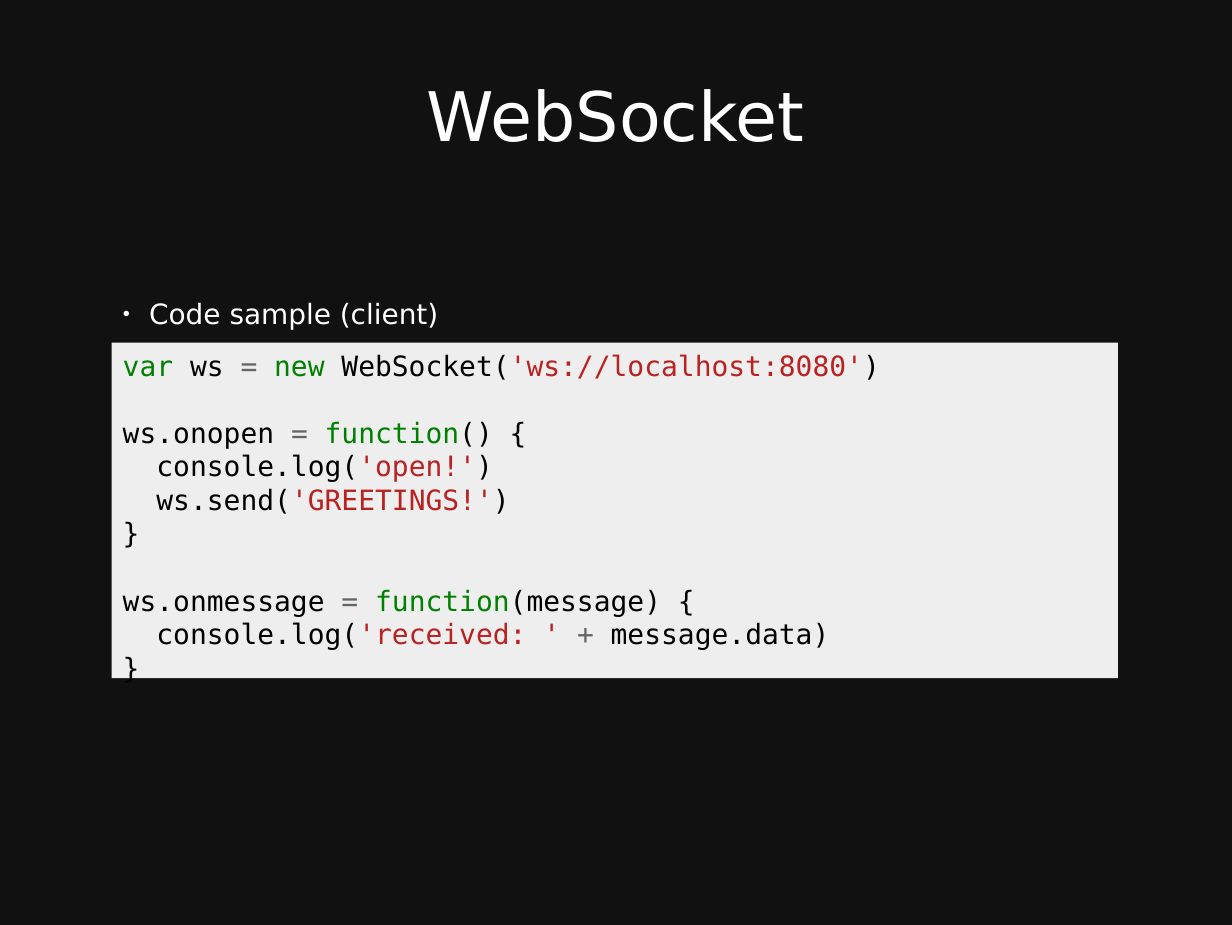
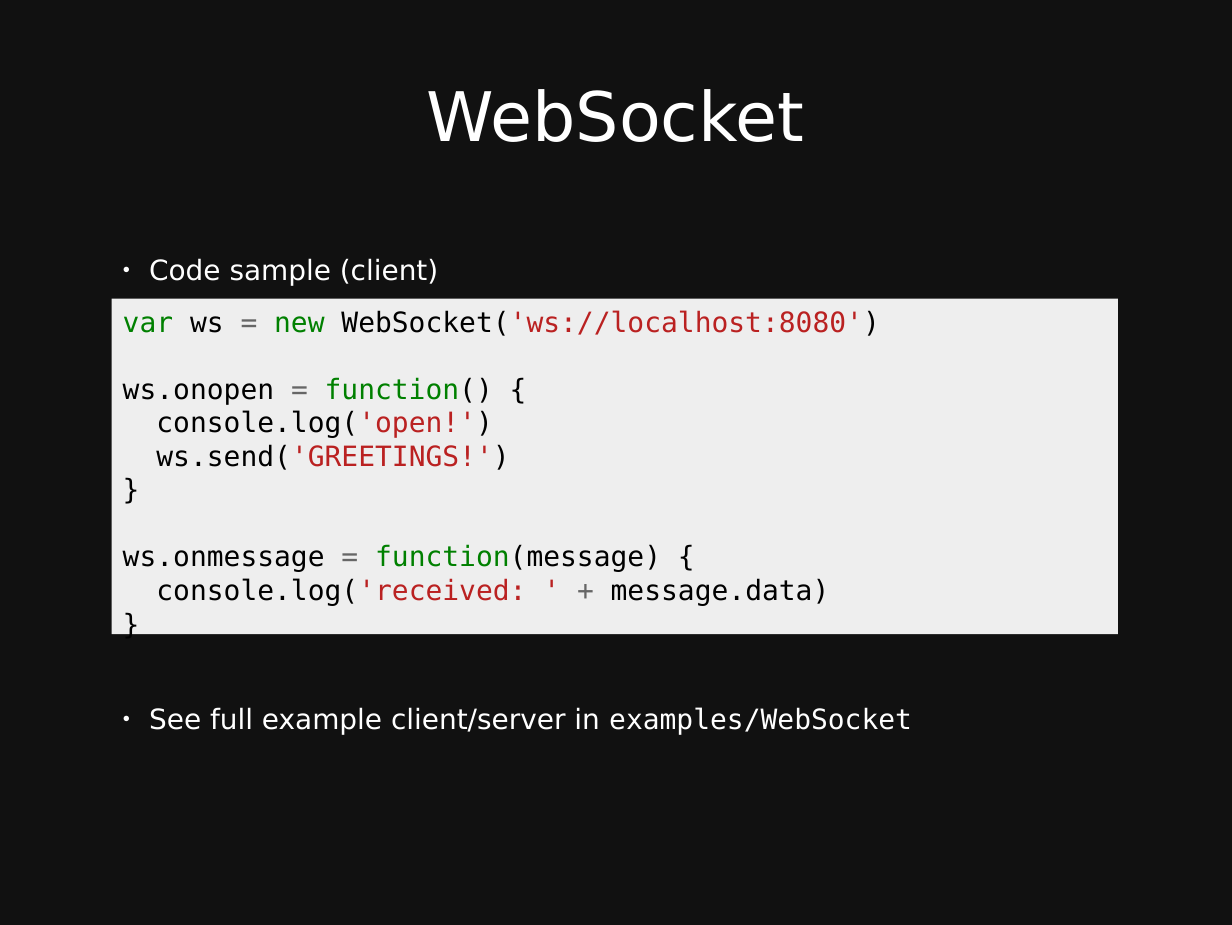
Before and after one commit to taylorbf/distributed-music-workshop, a slide deck: slide 10 of slides.odp. Drawn at 1232x925 pixels with LibreOffice and Linux fonts; fonts in the diff are those of the drawing. Boxes give left, top, right and bottom in pixels: in the first picture for what was removed or moved away, otherwise in the second. Text is boxed around its words. In the diff, an @@ line names an element or a change of style, - is before the commit and + after.

Commit message:
added pd slides

```diff
--- a/slides.odp
+++ b/slides.odp
@@ text "Code sample (client)": place and size @@
-text "Code sample (client)" at box(149, 302, 438, 330)
+text "Code sample (client)" at box(149, 258, 438, 286)
@@ rectangle "var ws = new WebSocket('ws://localhost:8080')": place and size @@
-rectangle "var ws = new WebSocket('ws://localhost:8080')" at box(112, 342, 1118, 677)
+rectangle "var ws = new WebSocket('ws://localhost:8080')" at box(112, 298, 1118, 634)
@@ text added at box(149, 707, 912, 735), 18 pt, text #FFFFFF @@
+● See full example client/server in examples/WebSocket
```
Also in this commit, not shown: 1 other slide changed, 2 slides added, 1 slide removed.
